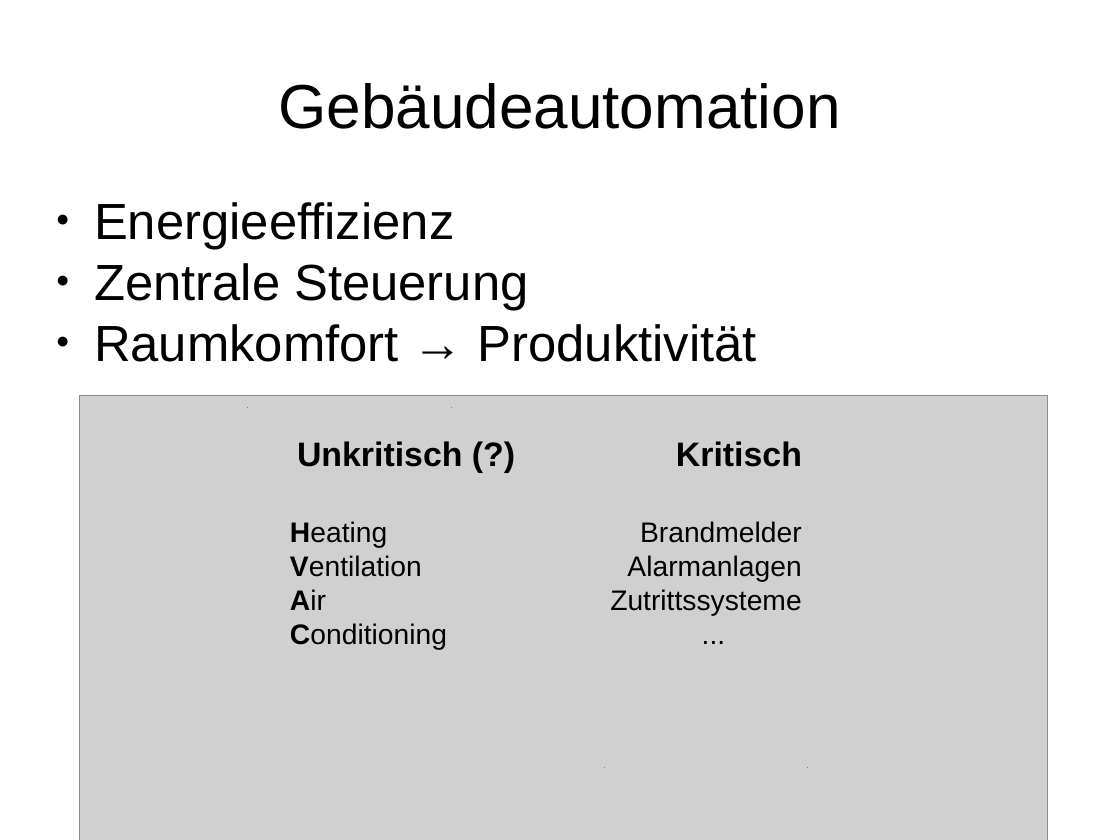
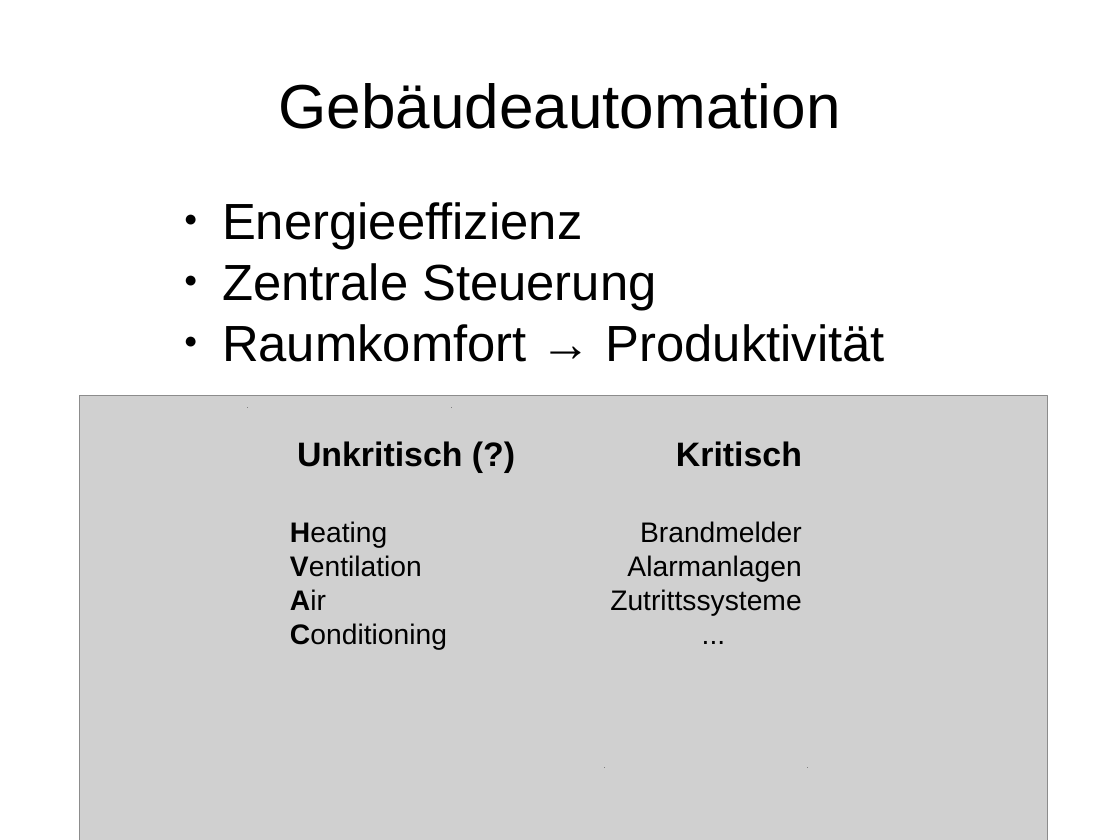
Before and after one commit to hglanzer/knxSec, a slide deck: slide 2 of Praesentation/KNX praesentation.odp. Drawn at 1120x840 pixels with LibreOffice and Linux fonts; fonts in the diff are those of the drawing; grey boxes stand for pictures; background and template pictures are left out. Boxes give left, top, right and bottom in pixels: in the first picture for what was removed or moved away, otherwise in the second. Text is boxed around its words. In the diff, an @@ line names an element or a change of style, - is before the commit and + after.

```diff
--- a/Praesentation/KNX praesentation.odp
+++ b/Praesentation/KNX praesentation.odp
@@ subtitle "Energieeffizienz": place and size @@
-subtitle "Energieeffizienz" at <box>94,202,757,362</box>
+subtitle "Energieeffizienz" at <box>222,202,885,362</box>
```
Also in this commit, not shown: 13 other slides changed, 13 slides added, 4 slides removed, 33 other files.
